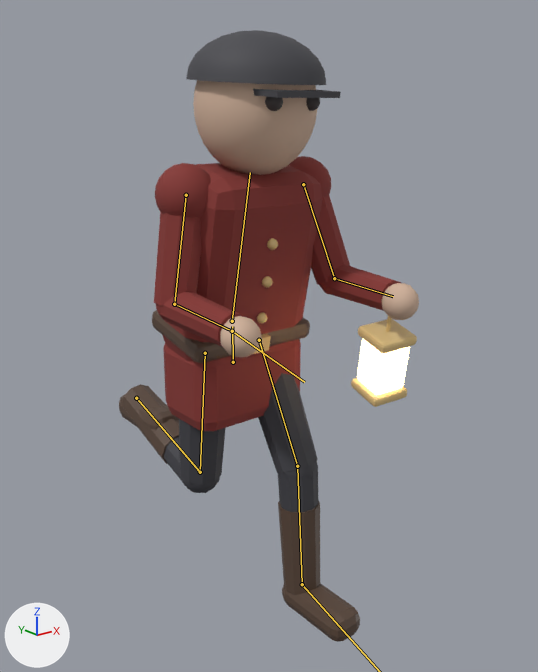
Renders of the glTF model Data/SampleProjects/Lamplight/Sources/Guard.glb from each side of a commit.
Both versions are drawn from a 50 mm camera at (-1.317, -1.83, 1.689) aimed at (0.096, -0.063, 0.982). Every picture has the same lights, and +X, +Y and +Z are marked at lower left. The picture after the commit comes second. Both versions are drawn at frame 8 of the action 'Run'; the numbers are the values there. The bones that change, and the others that lie on the model, are drawn over the model as lines.

The first picture shows 'Guard'.
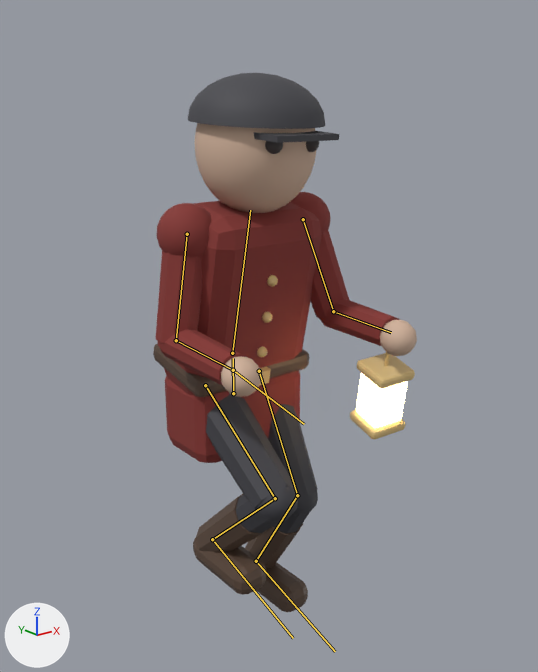
Patch to the scene script:
```diff
--- a/Data/SampleProjects/Lamplight/Sources/Guard.glb.py
+++ b/Data/SampleProjects/Lamplight/Sources/Guard.glb.py
@@ bone_hips @@
 bone_hips = bpy.data.objects['GuardRig'].pose.bones['hips']  # child of 'root'
-bone_hips.location = (0.0, -0.004, 0.0)
+bone_hips.location = (0.0, -0.111, 0.0)
@@ bone_shin_l @@
 bone_shin_l = bpy.data.objects['GuardRig'].pose.bones['shin_L']  # child of 'thigh_L'
-bone_shin_l.rotation_quaternion = (0.988, 0.156, 0.0, 0.002)  # degrees (18, 0, 0)
+bone_shin_l.rotation_quaternion = (0.894, 0.448, 0.0, 0.005)  # degrees (53, 0, 1)
@@ bone_foot_l @@
 bone_foot_l = bpy.data.objects['GuardRig'].pose.bones['foot_L']  # child of 'shin_L'
-bone_foot_l.rotation_quaternion = (0.999, 0.053, 0.0, 0.0)  # degrees (6, 0, 0)
+bone_foot_l.rotation_quaternion = (0.969, -0.249, 0.0, 0.0)  # degrees (-29, 0, 0)
@@ bone_thigh_r @@
 bone_thigh_r = bpy.data.objects['GuardRig'].pose.bones['thigh_R']  # child of 'hips'
-bone_thigh_r.rotation_quaternion = (0.998, 0.07, 0.0, -0.001)  # degrees (8, 0, 0)
+bone_thigh_r.rotation_quaternion = (0.898, -0.44, 0.0, 0.006)  # degrees (-52, 0, 1)
@@ bone_foot_r @@
 bone_foot_r = bpy.data.objects['GuardRig'].pose.bones['foot_R']  # child of 'shin_R'
-bone_foot_r.rotation_quaternion = (0.612, -0.791, 0.0, 0.0)  # degrees (-105, 0, 0)
+bone_foot_r.rotation_quaternion = (0.925, -0.381, 0.0, 0.0)  # degrees (-45, 0, 0)
```

Pixel boxes [x1, y1, x2, y2] of what changed, in the pictures (538 x 672 px):
'Guard', posed (12% narrower, 12% shorter)
    before: [119, 30, 419, 642]
    after: [153, 73, 417, 612]
bone 'hips', root to tip
    before: (233, 362) to (232, 326)
    after: (233, 393) to (233, 358)
bone 'shin_L', root to tip
    before: (297, 466) to (302, 584)
    after: (297, 495) to (256, 561)
bone 'thigh_R', root to tip
    before: (205, 353) to (200, 472)
    after: (205, 385) to (275, 498)
bone 'foot_R', root to tip
    before: (136, 398) to (199, 471)
    after: (212, 539) to (293, 638)
